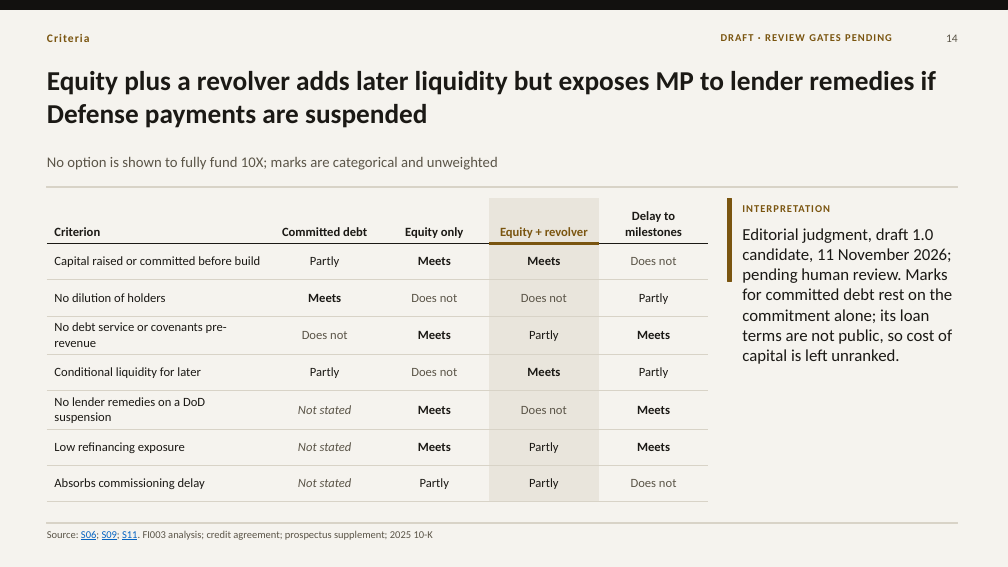
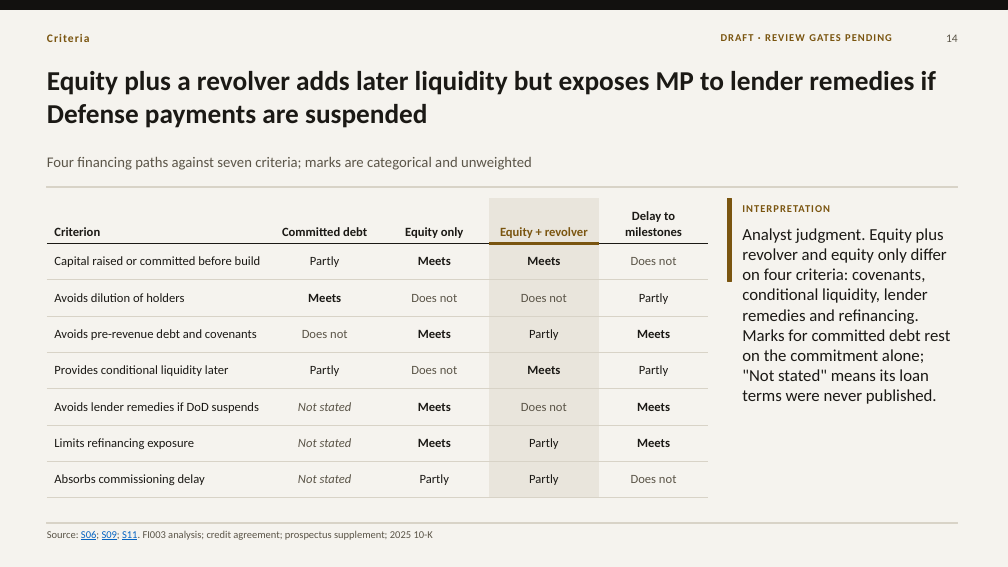
Before and after one commit to VSSpowerlifting/strategic-materials-policy-tracker, a slide deck: slide 14 of research/fi003/outputs/presentation-draft-v100/fi003-mp-materials-10x-financing-draft-1.0.pptx. Drawn at 1008x567 pixels with LibreOffice and Linux fonts; fonts in the diff are those of the drawing. Boxes give left, top, right and bottom in pixels: in the first picture for what was removed or moved away, otherwise in the second. Text is boxed around its words. In the diff, an @@ line names an element or a change of style, - is before the commit and + after.

```diff
--- a/research/fi003/outputs/presentation-draft-v100/fi003-mp-materials-10x-financing-draft-1.0.pptx
+++ b/research/fi003/outputs/presentation-draft-v100/fi003-mp-materials-10x-financing-draft-1.0.pptx
@@ text at (x1=47, y1=157, x2=532, y2=170): text changed @@
-No option is shown to fully fund 10X; marks are categorical and unweighted
+Four financing paths against seven criteria; marks are categorical and unweighted
@@ table at (x1=47, y1=198, x2=709, y2=489) @@
-row 3, column 1: No dilution of holders
+row 3, column 1: Avoids dilution of holders
-row 4, column 1: No debt service or covenants pre-revenue
+row 4, column 1: Avoids pre-revenue debt and covenants
-row 5, column 1: Conditional liquidity for later
+row 5, column 1: Provides conditional liquidity later
-row 6, column 1: No lender remedies on a DoD suspension
+row 6, column 1: Avoids lender remedies if DoD suspends
-row 7, column 1: Low refinancing exposure
+row 7, column 1: Limits refinancing exposure
@@ text at (x1=742, y1=228, x2=950, y2=404): text changed @@
-Editorial judgment, draft 1.0 candidate, 11 November 2026; pending human review. Marks for committed debt rest on the commitment alone; its loan terms are not public, so cost of capital is left unranked.
+Analyst judgment. Equity plus revolver and equity only differ on four criteria: covenants, conditional liquidity, lender remedies and refinancing. Marks for committed debt rest on the commitment alone; "Not stated" means its loan terms were never published.
```
Also in this commit, not shown: 17 other slides changed, 16 other files.
